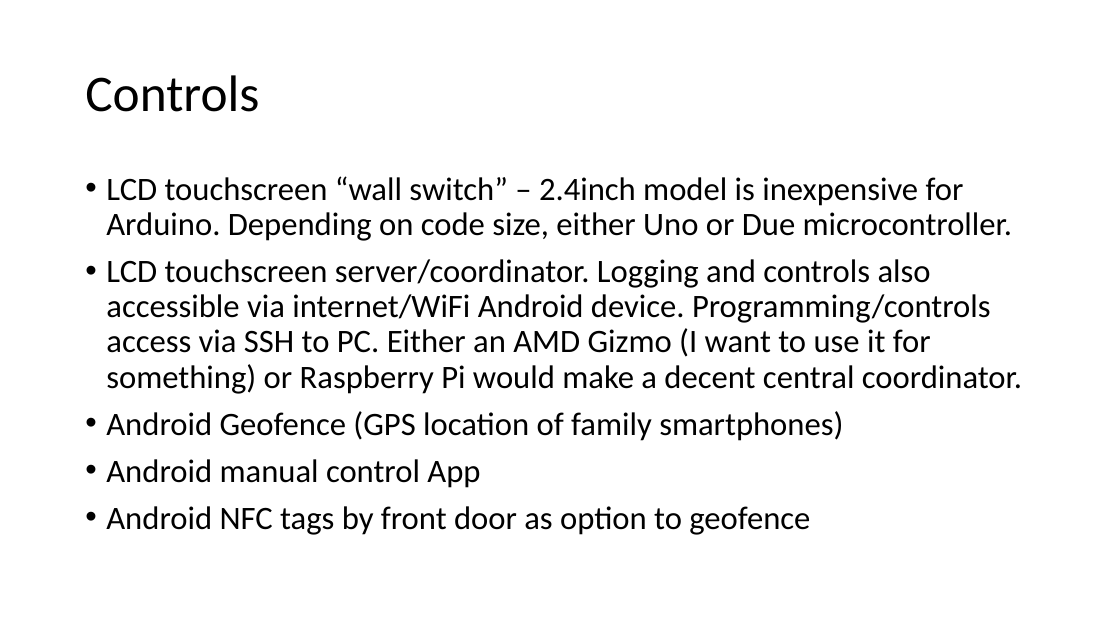
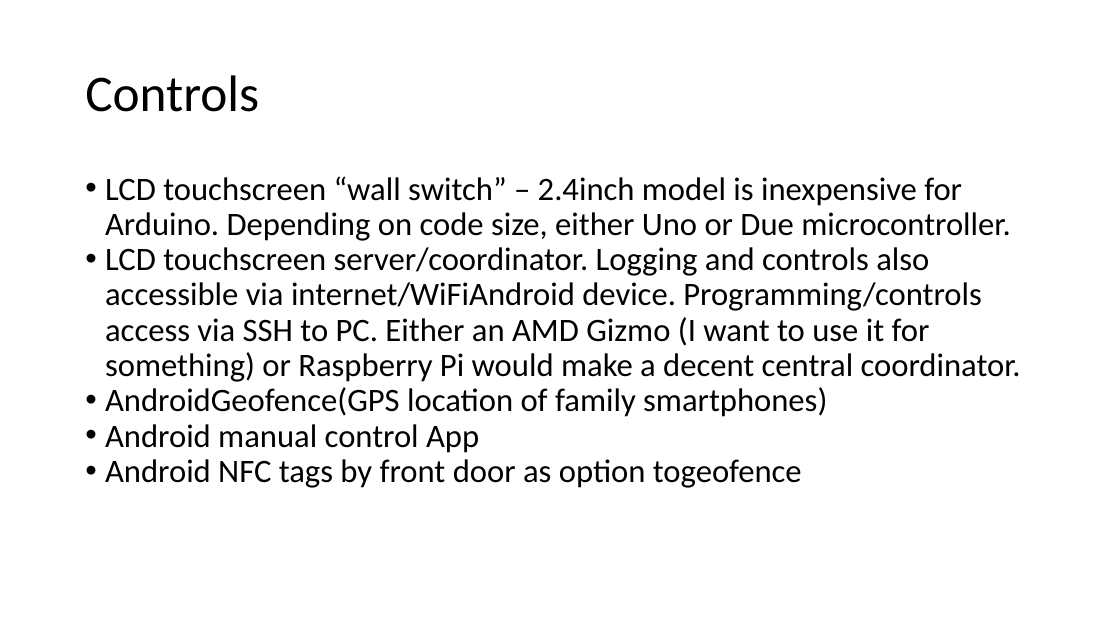
Before and after one commit to amigabill/jhu_EN525.743, a slide deck: slide 4 of Docs/pdr_wtoner_2015fall.pptx. Drawn at 1120x630 pixels with LibreOffice and Linux fonts; fonts in the diff are those of the drawing. Boxes give left, top, right and bottom in pixels: in the first picture for what was removed or moved away, otherwise in the second. Text is boxed around its words. In the diff, an @@ line names an element or a change of style, - is before the commit and + after.

```diff
--- a/Docs/pdr_wtoner_2015fall.pptx
+++ b/Docs/pdr_wtoner_2015fall.pptx
@@ text at (105,176,1010,453): indent changed; less space between paragraphs @@
@@ text at (105,247,1021,417): text changed @@
-• LCD touchscreen server/coordinator. Logging and controls also accessible via internet/WiFi Android device. Programming/controls access via SSH to PC. Either an AMD Gizmo (I want to use it for something) or Raspberry Pi would make a decent central coordinator.
-• Android Geofence (GPS location of family smartphones)
+• LCD touchscreen server/coordinator. Logging and controls also accessible via internet/WiFiAndroid device. Programming/controls access via SSH to PC. Either an AMD Gizmo (I want to use it for something) or Raspberry Pi would make a decent central coordinator.
+• AndroidGeofence(GPS location of family smartphones)
@@ text at (105,459,802,488): text changed @@
-• Android NFC tags by front door as option to geofence
+• Android NFC tags by front door as option togeofence
```
Also in this commit, not shown: 6 other slides changed, 5 slides added.
